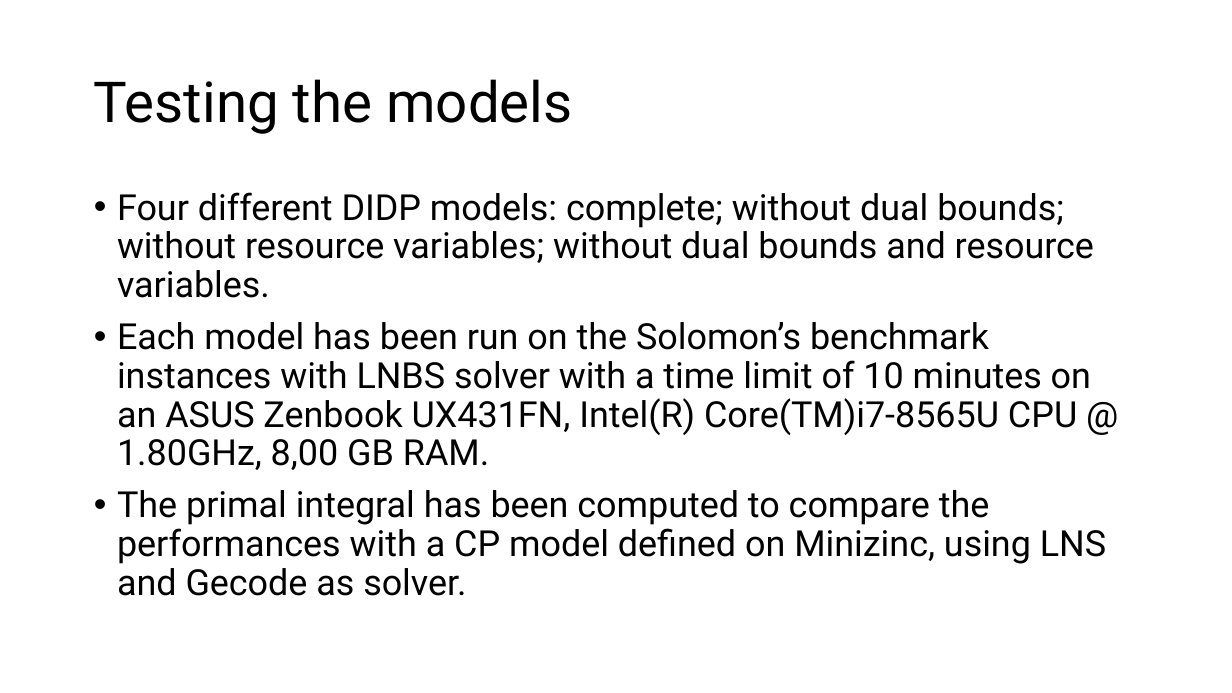
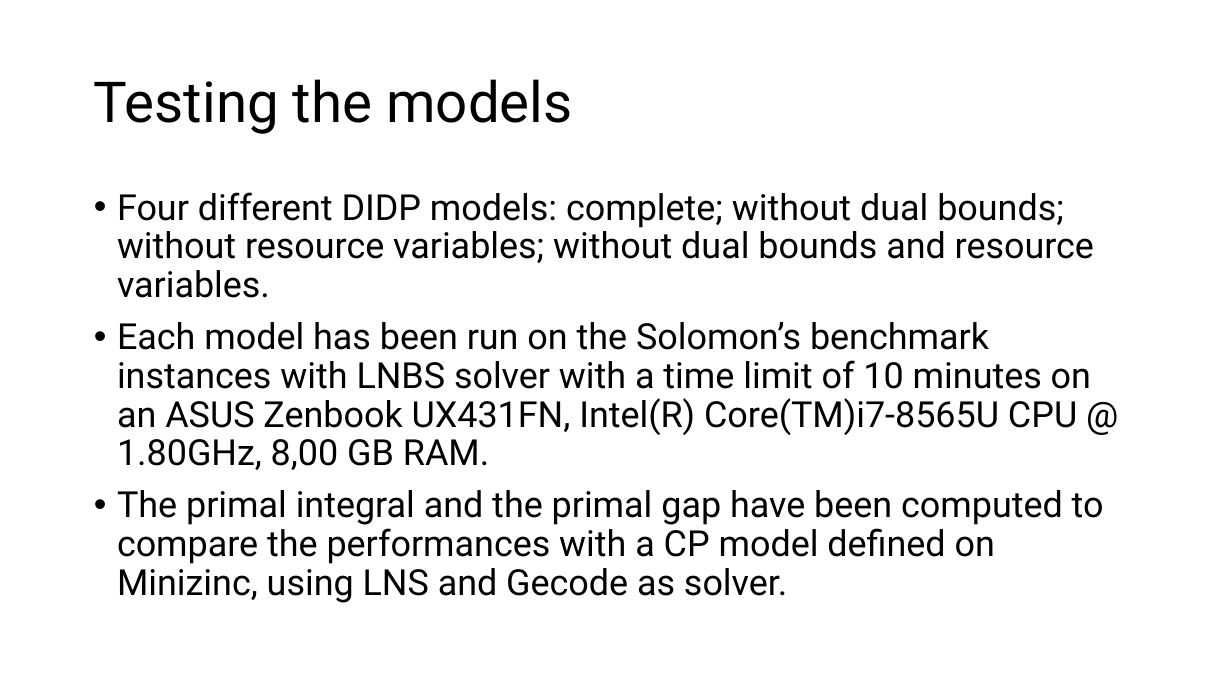
Before and after one commit to FabioGiordana/DIDP-On-Routing-Problems, a slide deck: slide 5 of cvrptw/CVRP-TW.pptx. Drawn at 1232x693 pixels with LibreOffice and Linux fonts; fonts in the diff are those of the drawing. Boxes give left, top, right and bottom in pixels: in the first picture for what was removed or moved away, otherwise in the second. Text is boxed around its words. In the diff, an @@ line names an element or a change of style, - is before the commit and + after.

```diff
--- a/cvrptw/CVRP-TW.pptx
+++ b/cvrptw/CVRP-TW.pptx
@@ text at box(117, 490, 1104, 603): text changed @@
-• The primal integral has been computed to compare the performances with a CP model defined on Minizinc, using LNS and Gecode as solver.
+• The primal integral and the primal gap have been computed to compare the performances with a CP model defined on Minizinc, using LNS and Gecode as solver.
```
Also in this commit, not shown: 1 other slide changed, 12 slides added, 39 other files.
